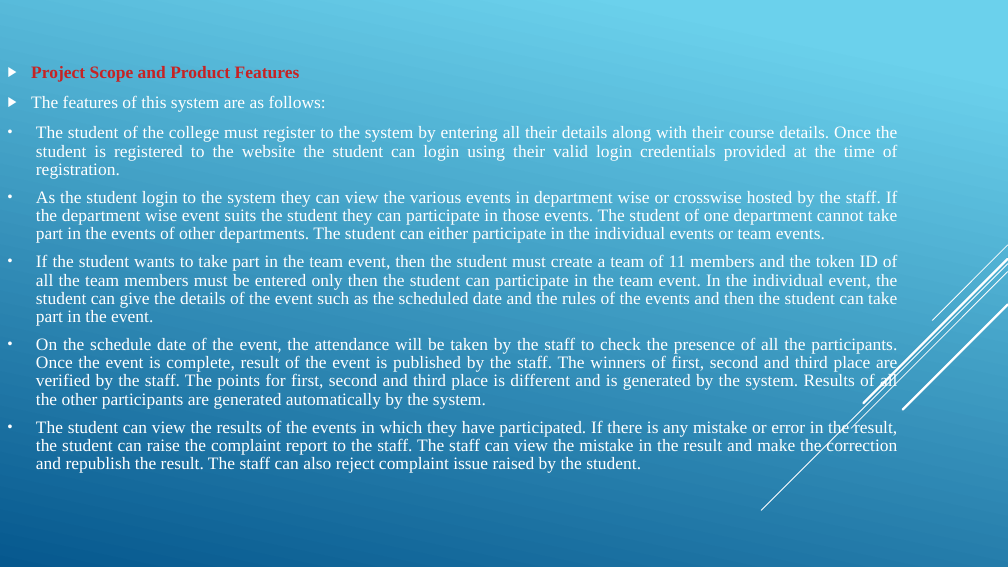
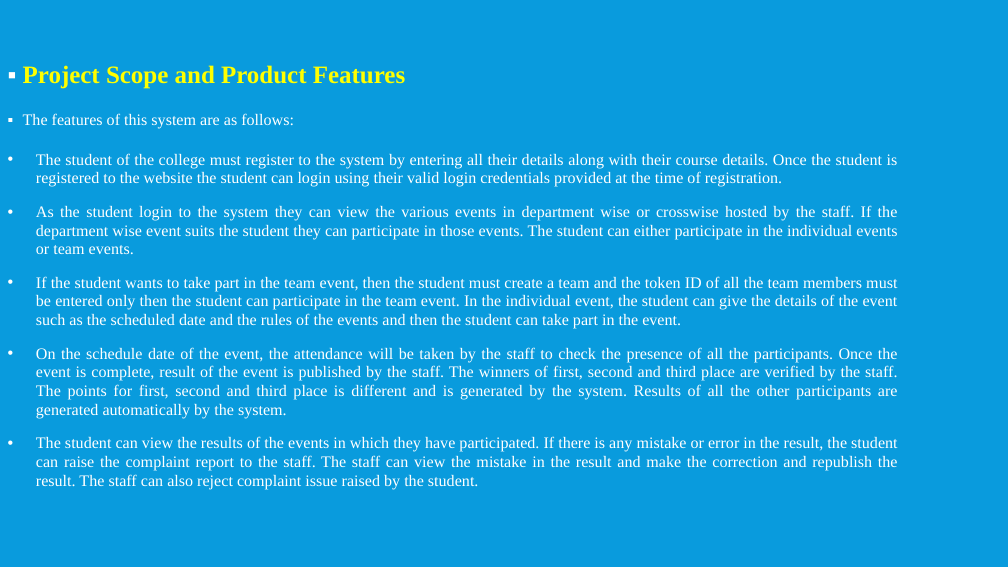
Before and after one commit to SanjayJoshi116/Extra-Curricular-Activity-Management, a slide deck: slide 4 of Project Docs/Presentation.pptx. Drawn at 1008x567 pixels with LibreOffice and Linux fonts; fonts in the diff are those of the drawing. Boxes give left, top, right and bottom in pixels: in the first picture for what was removed or moved away, otherwise in the second. Text is boxed around its words. In the diff, an @@ line names an element or a change of style, - is before the commit and + after.

```diff
--- a/Project Docs/Presentation.pptx
+++ b/Project Docs/Presentation.pptx
@@ background gradient #6ED2EB to #06588E to #099BDD @@
@@ text "Project Scope and Product Features" at box(23, 65, 898, 490): vertical alignment middle to top @@
@@ text at box(23, 65, 898, 490): size 16.6 to 23.8 pt, text colour #C62324 to #FFFF00 in "Project Scope and Product Features"; size 16.6 to 15.3 pt in "The features of this system are as ...", "The student of the college must register ...", "On the schedule date of the event, ...", "The student can view the results of ..."; bullet ▶ to ▪; line spacing 0.87 to 0.97; more space between paragraphs @@
@@ text at box(36, 205, 898, 329): text changed; size 16.6 to 15.3 pt @@
-• As the student login to the system they can view the various events in department wise or crosswise hosted by the staff. If the department wise event suits the student they can participate in those events. The student of one department cannot take part in the events of other departments. The student can either participate in the individual events or team events.
-• If the student wants to take part in the team event, then the student must create a team of 11 members and the token ID of all the team members must be entered only then the student can participate in the team event. In the individual event, the student can give the details of the event such as the scheduled date and the rules of the events and then the student can take part in the event.
+• As the student login to the system they can view the various events in department wise or crosswise hosted by the staff. If the department wise event suits the student they can participate in those events. The student can either participate in the individual events or team events.
+• If the student wants to take part in the team event, then the student must create a team and the token ID of all the team members must be entered only then the student can participate in the team event. In the individual event, the student can give the details of the event such as the scheduled date and the rules of the events and then the student can take part in the event.
@@ group removed at box(761, 245, 1008, 510): 5 lines @@
```
Also in this commit, not shown: 19 other slides changed.
